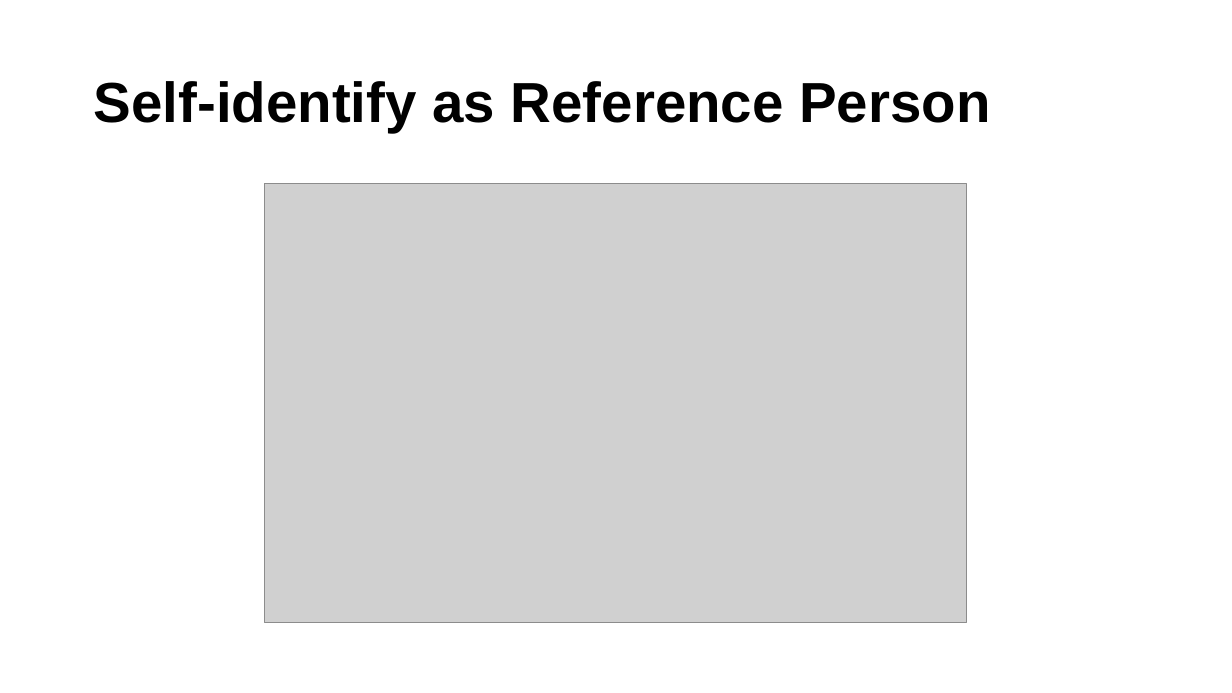
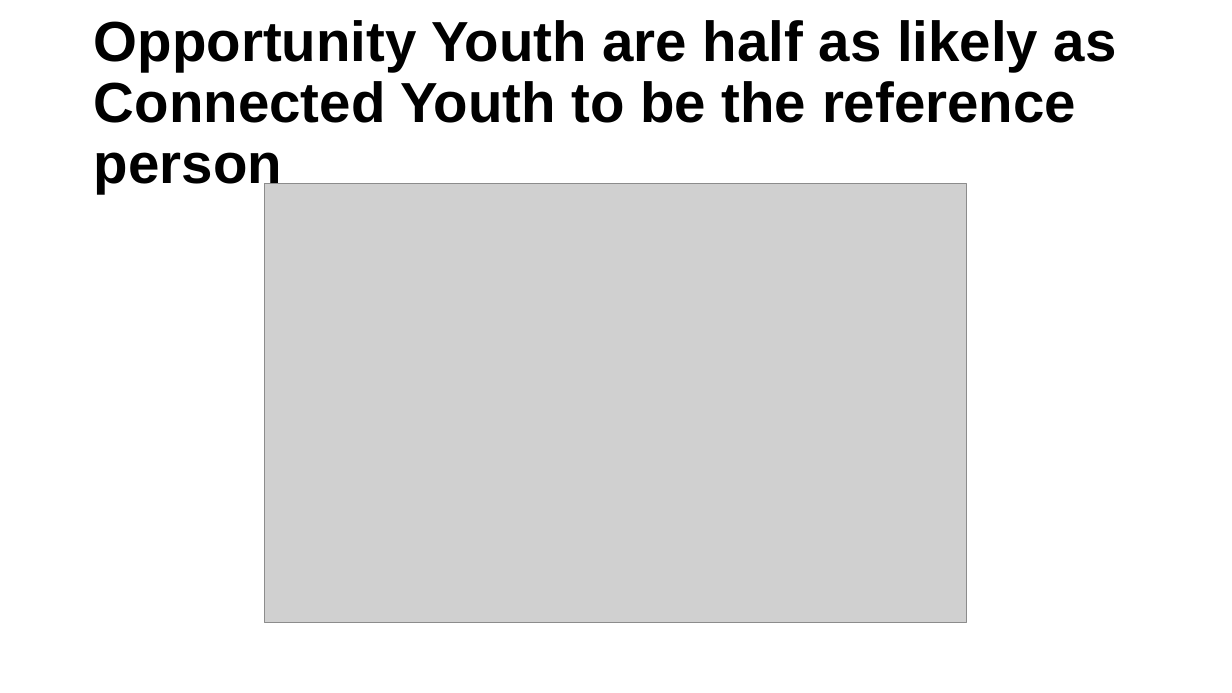
Before and after one commit to ucdiegorubi/oy_census_analysis, a slide deck: slide 9 of create_powerpoint/household_structure_estimates.pptx. Drawn at 1232x693 pixels with LibreOffice and Linux fonts; fonts in the diff are those of the drawing; grey boxes stand for pictures; background and template pictures are left out. Boxes give left, top, right and bottom in pixels: in the first picture for what was removed or moved away, otherwise in the second. Text is boxed around its words. In the diff, an @@ line names an element or a change of style, - is before the commit and + after.

```diff
--- a/create_powerpoint/household_structure_estimates.pptx
+++ b/create_powerpoint/household_structure_estimates.pptx
@@ title at (94,20,1117,193): text changed @@
-Self-identify as Reference Person
+Opportunity Youth are half as likely as Connected Youth to be the reference person
```
Also in this commit, not shown: 10 other slides changed, 5 slides added, 5 slides removed, 7 other files.
